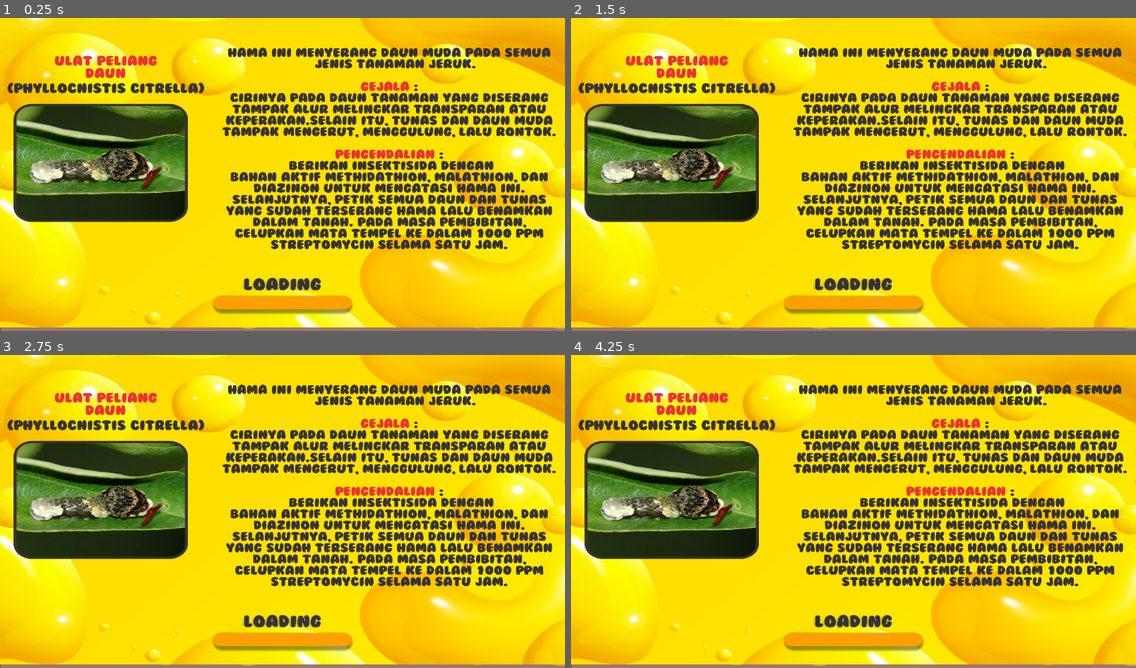
Above: before the commit, frames 1-4 (two rows, left to right).
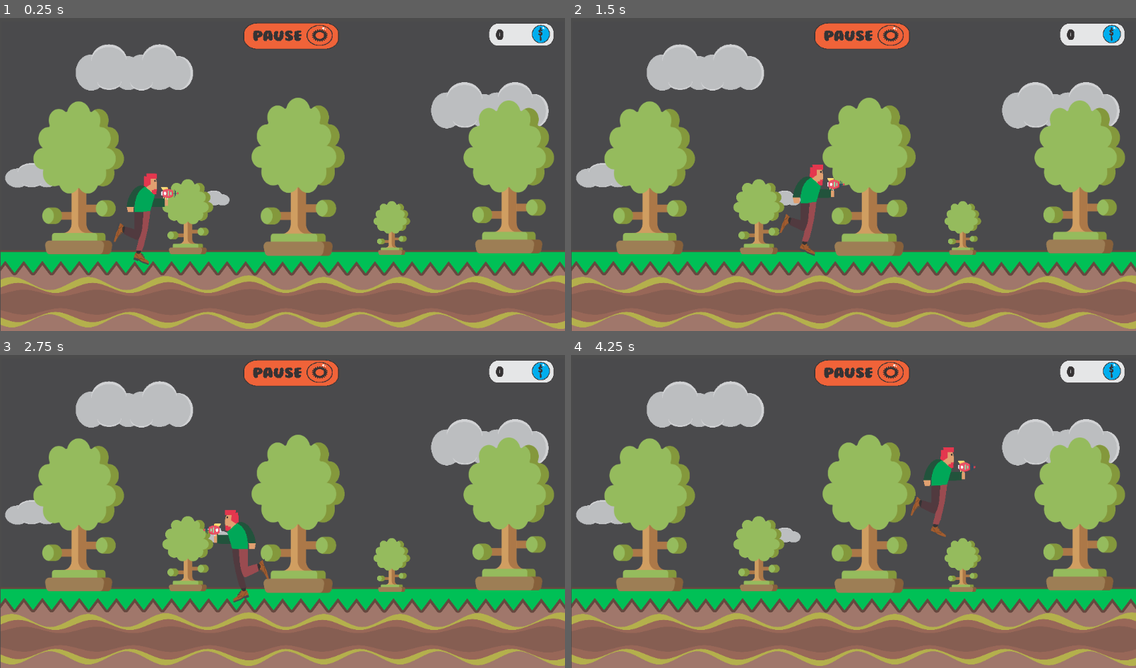
Above: after the commit, the same moments.

Repository: AryaRamadhan24/PPL
Game: Godot game, scene res://scene/Level 1.tscn
Same seed, same stepped clock (60 frames per second), same inputs: the game is played once before the commit and once after it. This scene is started directly instead of the project's main scene.
Inputs:
- Up to frame 1 (0.25 s): no input
- Up to frame 2 (1.5 s): tap Enter at 0.5 s; hold Right (ui_right) from 0.53 s (still down); tap Up (ui_up) at 0.6, 0.77, 1.07, 1.35 s
- Up to frame 3 (2.75 s): tap Up (ui_up) at 1.52, 1.82, 2.1 s; release Right (ui_right) at 2.03 s; hold Left (ui_left) from 2.03 s (still down)
- Up to frame 4 (4.25 s): release Left (ui_left) at 2.78 s; hold Right (ui_right) from 2.78 s (still down); tap Up (ui_up) at 2.85, 3.02, 3.32, 3.6, 3.77, 4.07 s

The runs differ from the first frame. In frame 1, 92% of the frame differs, in the area x 0-100%, y 0-99%; in frame 2, 92%; in frame 3, 92%; in frame 4, 92%.

Commit message:
update

Diff:
--- a/PPL_Kill The Pest/project.godot
+++ b/PPL_Kill The Pest/project.godot
@@ -23,6 +23,30 @@
 
 window/size/width=1080
 
+[input]
+
+ui_left={
+"deadzone": 0.5,
+"events": [ Object(InputEventKey,"resource_local_to_scene":false,"resource_name":"","device":0,"alt":false,"shift":false,"control":false,"meta":false,"command":false,"pressed":false,"scancode":16777231,"unicode":0,"echo":false,"script":null)
+, Object(InputEventJoypadButton,"resource_local_to_scene":false,"resource_name":"","device":0,"button_index":14,"pressure":0.0,"pressed":false,"script":null)
+, Object(InputEventKey,"resource_local_to_scene":false,"resource_name":"","device":0,"alt":false,"shift":false,"control":false,"meta":false,"command":false,"pressed":false,"scancode":65,"unicode":0,"echo":false,"script":null)
+ ]
+}
+ui_right={
+"deadzone": 0.5,
+"events": [ Object(InputEventKey,"resource_local_to_scene":false,"resource_name":"","device":0,"alt":false,"shift":false,"control":false,"meta":false,"command":false,"pressed":false,"scancode":16777233,"unicode":0,"echo":false,"script":null)
+, Object(InputEventJoypadButton,"resource_local_to_scene":false,"resource_name":"","device":0,"button_index":15,"pressure":0.0,"pressed":false,"script":null)
+, Object(InputEventKey,"resource_local_to_scene":false,"resource_name":"","device":0,"alt":false,"shift":false,"control":false,"meta":false,"command":false,"pressed":false,"scancode":68,"unicode":0,"echo":false,"script":null)
+ ]
+}
+ui_up={
+"deadzone": 0.5,
+"events": [ Object(InputEventKey,"resource_local_to_scene":false,"resource_name":"","device":0,"alt":false,"shift":false,"control":false,"meta":false,"command":false,"pressed":false,"scancode":16777232,"unicode":0,"echo":false,"script":null)
+, Object(InputEventJoypadButton,"resource_local_to_scene":false,"resource_name":"","device":0,"button_index":12,"pressure":0.0,"pressed":false,"script":null)
+, Object(InputEventKey,"resource_local_to_scene":false,"resource_name":"","device":0,"alt":false,"shift":false,"control":false,"meta":false,"command":false,"pressed":false,"scancode":87,"unicode":0,"echo":false,"script":null)
+ ]
+}
+
 [rendering]
 
 environment/default_environment="res://default_env.tres"
--- a/PPL_Kill The Pest/scene/Level 1.tscn
+++ b/PPL_Kill The Pest/scene/Level 1.tscn
@@ -7,16 +7,39 @@
 [ext_resource path="res://element/increment 2/pplosssssssssssssssssssssssssss.png" type="Texture" id=5]
 [ext_resource path="res://element/increment 2/pplossssss.png" type="Texture" id=6]
 [ext_resource path="res://element/point.png" type="Texture" id=7]
-[ext_resource path="res://element/increment 2/pploso.png" type="Texture" id=8]
+[ext_resource path="res://element/increment 2/run3.png" type="Texture" id=8]
 [ext_resource path="res://element/increment 2/pploosssssaa.png" type="Texture" id=9]
+[ext_resource path="res://element/increment 2/run5.png" type="Texture" id=10]
+[ext_resource path="res://element/increment 2/run4.png" type="Texture" id=11]
+[ext_resource path="res://element/increment 2/run2.png" type="Texture" id=12]
+[ext_resource path="res://element/increment 2/run1.png" type="Texture" id=13]
+[ext_resource path="res://element/increment 2/run0.png" type="Texture" id=14]
+[ext_resource path="res://scene/player.gd" type="Script" id=15]
 
 [sub_resource type="RectangleShape2D" id=1]
 extents = Vector2( 18557.7, 6121.91 )
 
+[sub_resource type="SpriteFrames" id=4]
+animations = [ {
+"frames": [ ExtResource( 11 ) ],
+"loop": false,
+"name": "idle",
+"speed": 5.0
+}, {
+"frames": [ ExtResource( 14 ), ExtResource( 13 ), ExtResource( 12 ), ExtResource( 8 ), ExtResource( 11 ), ExtResource( 10 ) ],
+"loop": true,
+"name": "run",
+"speed": 5.0
+} ]
+
+[sub_resource type="CapsuleShape2D" id=3]
+radius = 36.9136
+height = 100.981
+
 [node name="Level 1" type="Node2D"]
 
 [node name="background" type="Sprite" parent="."]
-position = Vector2( 541.269, 303.202 )
+position = Vector2( 541.018, 303.202 )
 scale = Vector2( 0.30699, 0.238924 )
 texture = ExtResource( 1 )
 
@@ -57,7 +80,7 @@
 offset = Vector2( -1462.34, 403.694 )
 
 [node name="pohon5" type="Sprite" parent="."]
-position = Vector2( 1159.94, 246.284 )
+position = Vector2( 1158.05, 246.284 )
 scale = Vector2( 0.126824, 0.144597 )
 texture = ExtResource( 5 )
 offset = Vector2( -1462.34, 403.694 )
@@ -82,6 +105,20 @@
 scale = Vector2( 0.0796978, 0.0924689 )
 texture = ExtResource( 2 )
 
+[node name="player" type="KinematicBody2D" parent="."]
+position = Vector2( -4, 1 )
+script = ExtResource( 15 )
+
+[node name="AnimatedSprite" type="AnimatedSprite" parent="player"]
+position = Vector2( 278.547, 389.429 )
+scale = Vector2( 0.0659573, 0.0854395 )
+frames = SubResource( 4 )
+animation = "idle"
+
+[node name="CollisionShape2D" type="CollisionShape2D" parent="player"]
+position = Vector2( 286.111, 377.235 )
+shape = SubResource( 3 )
+
 [node name="pause" type="Sprite" parent="."]
 position = Vector2( 556.607, 34.6105 )
 scale = Vector2( 0.0631303, 0.0498583 )
@@ -92,16 +129,8 @@
 scale = Vector2( 0.0393197, 0.0400874 )
 texture = ExtResource( 7 )
 
-[node name="orang" type="Sprite" parent="."]
-position = Vector2( 227.62, 391.318 )
-scale = Vector2( 0.0916916, 0.0569959 )
-texture = ExtResource( 8 )
-
-[node name="KinematicBody2D" type="KinematicBody2D" parent="orang"]
-position = Vector2( 10.4863, 330.473 )
-scale = Vector2( 3.3585, 3.82488 )
-
 [node name="edukasi" type="Sprite" parent="."]
+visible = false
 position = Vector2( 539.829, 294.555 )
 scale = Vector2( 0.307896, 0.240433 )
 texture = ExtResource( 9 )
--- /dev/null
+++ b/PPL_Kill The Pest/scene/player.gd
@@ -0,0 +1,33 @@
+extends KinematicBody2D
+
+const UP = Vector2(0, -1)
+const GRAVITY = 20
+const ACCELERATION = 50
+const MAX_SPEED = 200
+const JUMP_HEIGHT = -550
+
+var motion = Vector2()
+
+func _physics_process(delta):
+	motion.y += GRAVITY
+	motion = move_and_slide(motion, UP)
+
+	if Input.is_action_pressed("ui_right"):
+		motion.x = min(motion.x+ACCELERATION, MAX_SPEED)
+		$AnimatedSprite.flip_h = false
+		$AnimatedSprite.play("run")
+	elif Input.is_action_pressed("ui_left"):
+		motion.x = max(motion.x-ACCELERATION, -MAX_SPEED)
+		$AnimatedSprite.flip_h = true
+		$AnimatedSprite.play("run")
+	else:
+		$AnimatedSprite.play("idle")
+		motion.x = lerp(motion.x, 0, 0.2)
+
+	if is_on_floor():
+		if Input.is_action_just_pressed("ui_up"):
+			motion.y = JUMP_HEIGHT
+	else:
+		$AnimatedSprite.play('idle')
+
+	pass
Binary file added: PPL_Kill The Pest/element/increment 2/run0.png
Not shown, added: PPL_Kill The Pest/element/increment 2/run0.png.import
Binary file added: PPL_Kill The Pest/element/increment 2/run1.png
Not shown, added: PPL_Kill The Pest/element/increment 2/run1.png.import
Binary file added: PPL_Kill The Pest/element/increment 2/run2.png
Not shown, added: PPL_Kill The Pest/element/increment 2/run2.png.import
Binary file added: PPL_Kill The Pest/element/increment 2/run3.png
Not shown, added: PPL_Kill The Pest/element/increment 2/run3.png.import
Binary file added: PPL_Kill The Pest/element/increment 2/run4.png
Not shown, added: PPL_Kill The Pest/element/increment 2/run4.png.import
Binary file added: PPL_Kill The Pest/element/increment 2/run5.png
Not shown, added: PPL_Kill The Pest/element/increment 2/run5.png.import
(and 1 more such lines)
